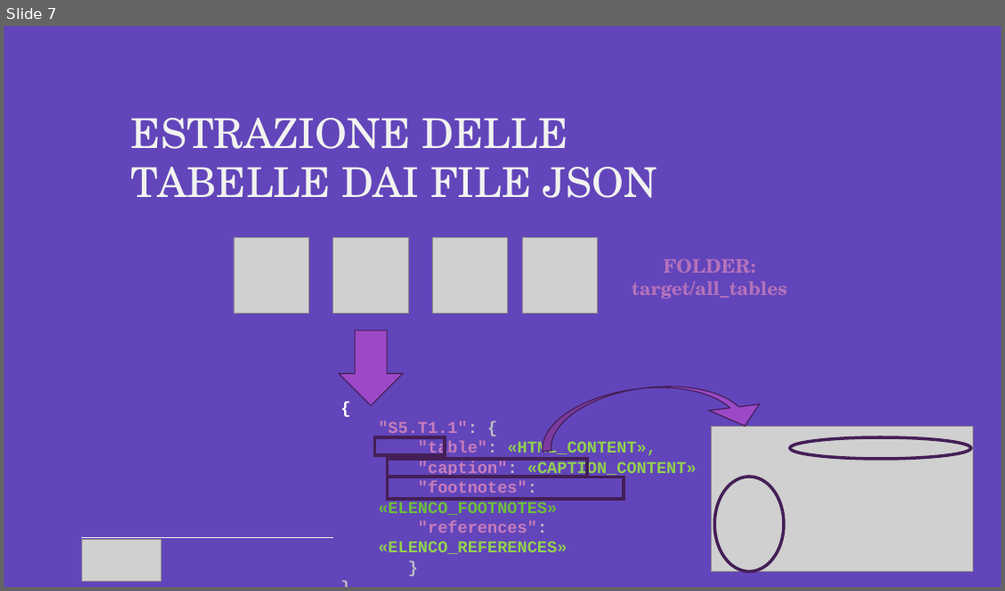
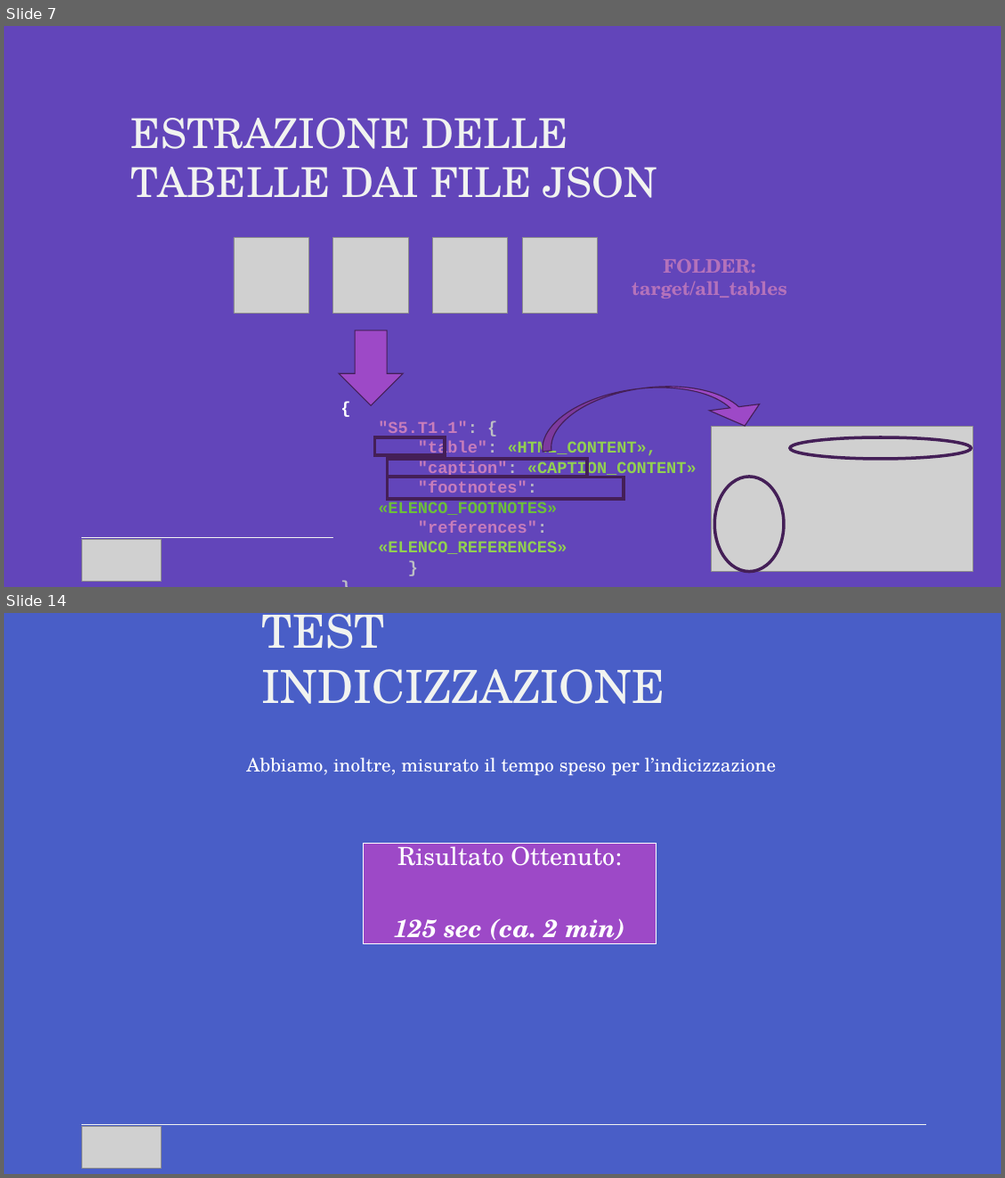
Before and after one commit to AntonioSouls/Data-Engineering-Projects, a slide deck: homework3/Presentazione HOMEWORK 3.pptx. Shown one above the other, each under a label of ours: slide 7 before the commit, slides 7 and 14 after it; the slides between them are not shown. The pictures are 1005x591 and 1005x1178 pixels, drawn with LibreOffice and Linux fonts; fonts in the diff are those of the drawing; grey boxes stand for pictures. Boxes give left, top, right and bottom in pixels: in the first picture for what was removed or moved away, otherwise in the second. Text is boxed around its words. In the diff, an @@ line names an element or a change of style, - is before the commit and + after.

```diff
--- a/homework3/Presentazione HOMEWORK 3.pptx
+++ b/homework3/Presentazione HOMEWORK 3.pptx
@@ slide 14 added at (4,613,1001,1174), background #495EC7; not listed: 1 template element that a slide beside it also shows @@
@@ title added at (262,614,664,704), 44 pt, text #F1F3F0 @@
+TEST INDICIZZAZIONE
@@ text added at (246,757,776,776), 18 pt, text #FFFFFF @@
+Abbiamo, inoltre, misurato il tempo speso per l’indicizzazione
@@ rectangle added at (364,844,657,943), fill #9D49C7, outline #FFFFFF 1 pt @@
@@ text added at (394,841,626,945), 24 pt, text #FFFFFF @@
+Risultato Ottenuto:
+125 sec (ca. 2 min)
@@ picture added at (81,1126,161,1167) @@
```
Also in this commit, not shown: 12 slides changed, 4 other slides added.
